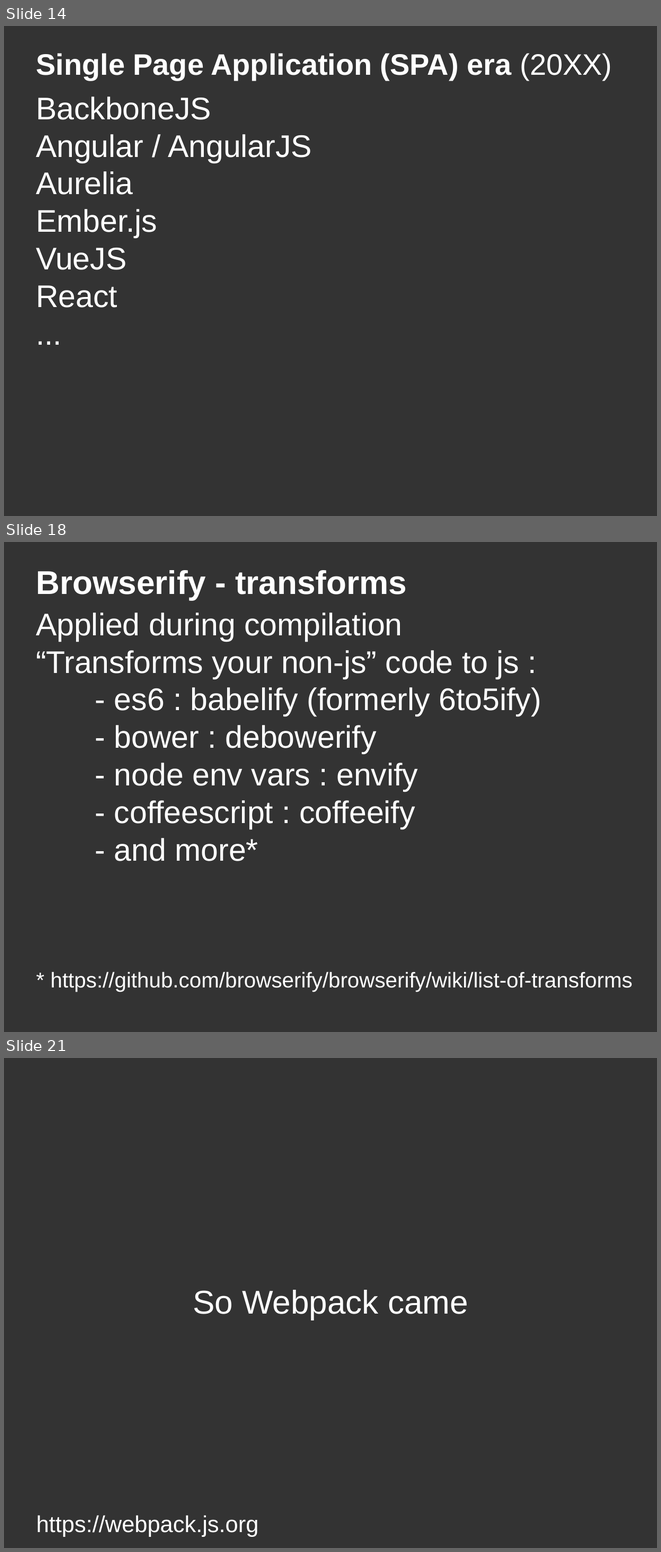
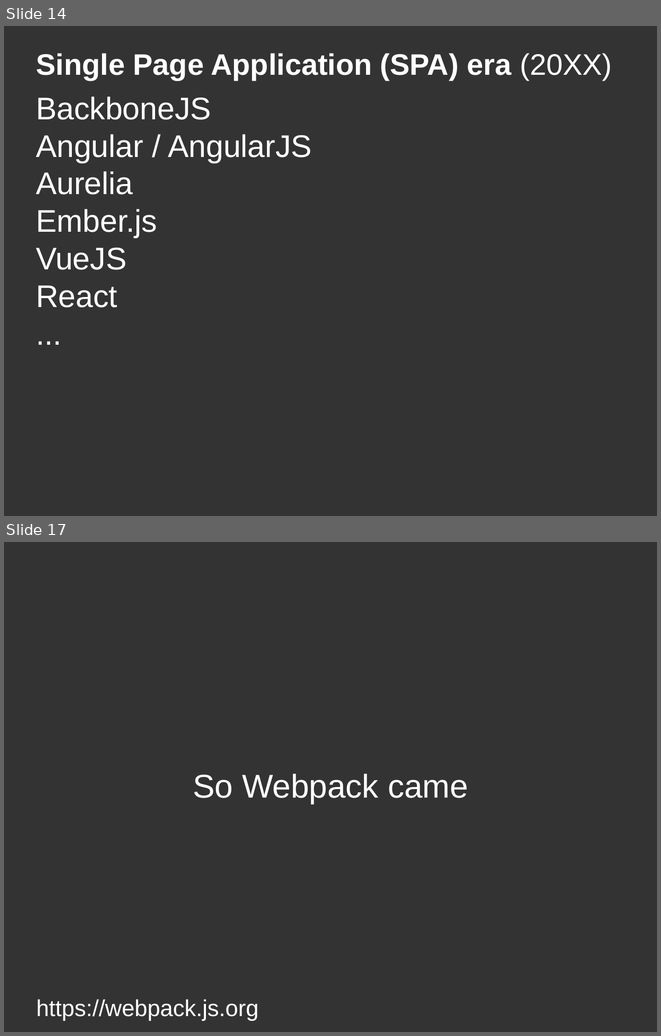
Before and after one commit to DanYellow/misc-tests, a slide deck: webpack-presentation-examples/webpack-presentation.odp. Shown one above the other, each under a label of ours: slides 14, 18 and 21 before the commit, slides 14 and 17 after it; the slides between them are not shown. The pictures are 661x1552 and 661x1036 pixels, drawn with LibreOffice and Linux fonts; fonts in the diff are those of the drawing. Boxes give left, top, right and bottom in pixels: in the first picture for what was removed or moved away, otherwise in the second. Text is boxed around its words. In the diff, an @@ line names an element or a change of style, - is before the commit and + after.

```diff
--- a/webpack-presentation-examples/webpack-presentation.odp
+++ b/webpack-presentation-examples/webpack-presentation.odp
@@ slide 18 removed at [4,542,657,1032], background #333333 @@
@@ title removed at [36,570,407,600] @@
-Browserify - transforms
@@ title removed at [36,612,541,861] @@
-Applied during compilation
-“Transforms your non-js” code to js :
-- es6 : babelify (formerly 6to5ify)
-- bower : debowerify
-- node env vars : envify
-- coffeescript : coffeeify
-- and more*
@@ title removed at [51,971,633,991] @@
-* https://github.com/browserify/browserify/wiki/list-of-transforms
@@ what was slide 21 is now slide 17 @@
```
Also in this commit, not shown: 6 slides changed, 4 other slides removed, 3 other files.
